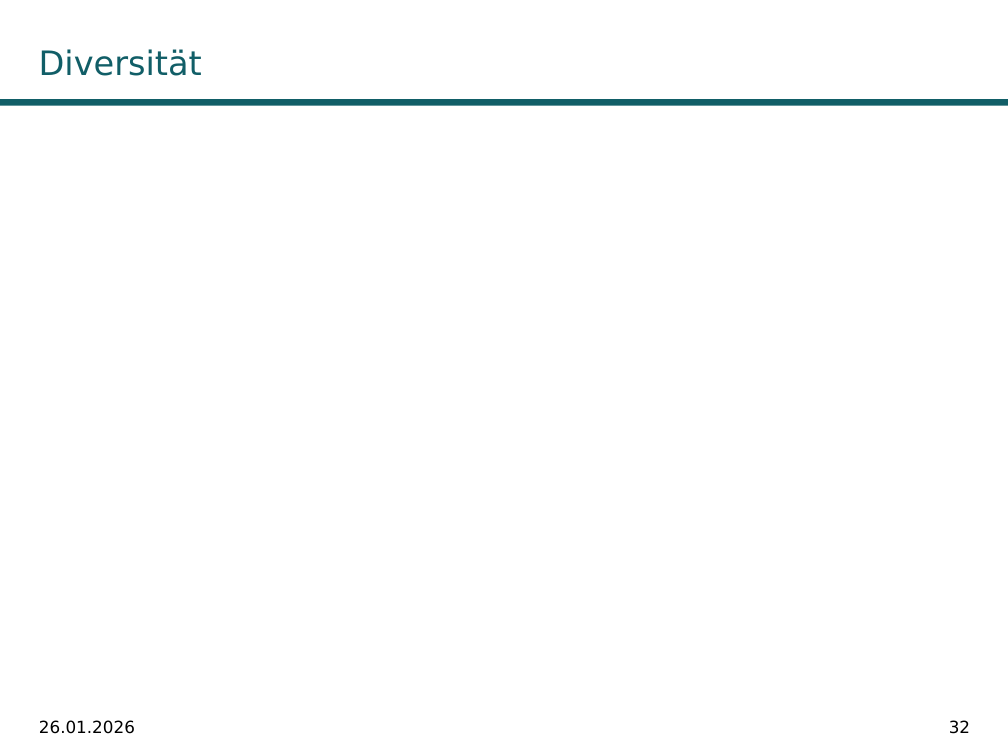
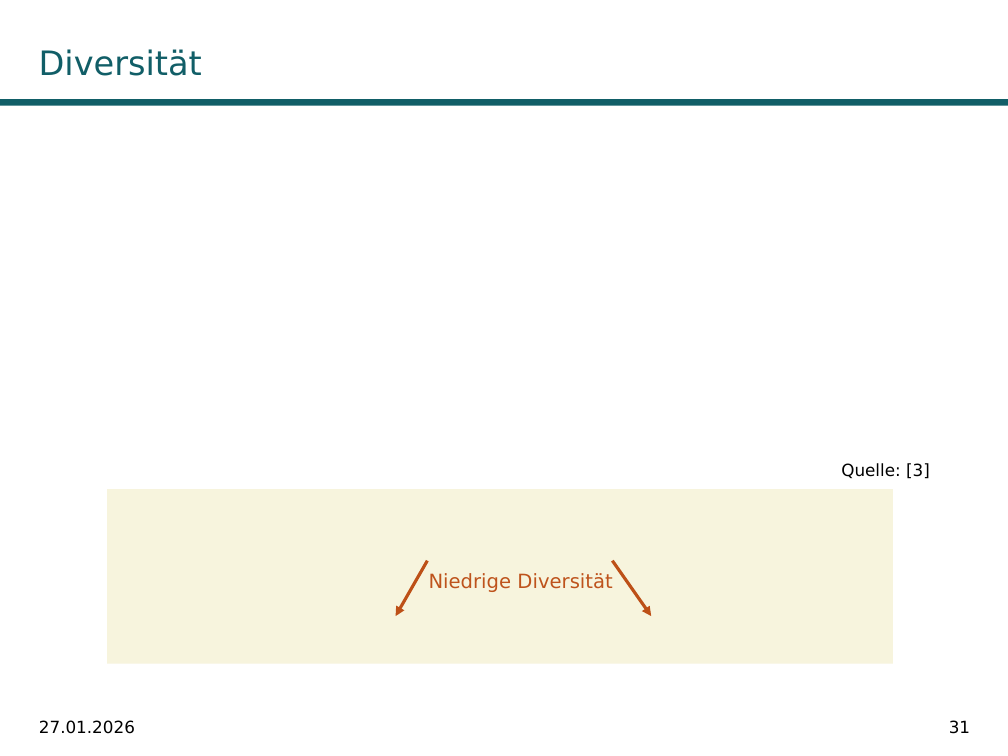
Before and after one commit to fabiw98/Seminar_DICE, a slide deck: slide 31 of Präsentation/PräsentationDiCE.pptx (slide 32 before the commit). Drawn at 1008x756 pixels with LibreOffice and Linux fonts; fonts in the diff are those of the drawing; grey boxes stand for pictures; background and template pictures are left out. Boxes give left, top, right and bottom in pixels: in the first picture for what was removed or moved away, otherwise in the second. Text is boxed around its words. In the diff, an @@ line names an element or a change of style, - is before the commit and + after.

```diff
--- a/Präsentation/PräsentationDiCE.pptx
+++ b/Präsentation/PräsentationDiCE.pptx
@@ text added at (841,463,930,479), 12 pt, text #000000 @@
+Quelle: [3]
@@ rectangle: place and size @@
-rectangle at (28,331,973,648)
+rectangle at (107,489,893,663)
@@ rectangle at (107,489,893,663): fill #FFFFFF to #F7F4DD @@
@@ arrow added from (427, 560) to (395, 616), #BE5017 2.25 pt @@
@@ arrow added from (613, 560) to (651, 616), #BE5017 2.25 pt @@
@@ text added at (429,573,612,592), 14 pt, text #BE531C @@
+Niedrige Diversität
@@ text at (39,720,135,734): text changed @@
-26.01.2026
+27.01.2026
@@ page number at (949,720,970,734): text changed @@
-32
+31
```
Also in this commit, not shown: 50 other slides changed, 7 slides added, 19 slides removed, 3 other files.
